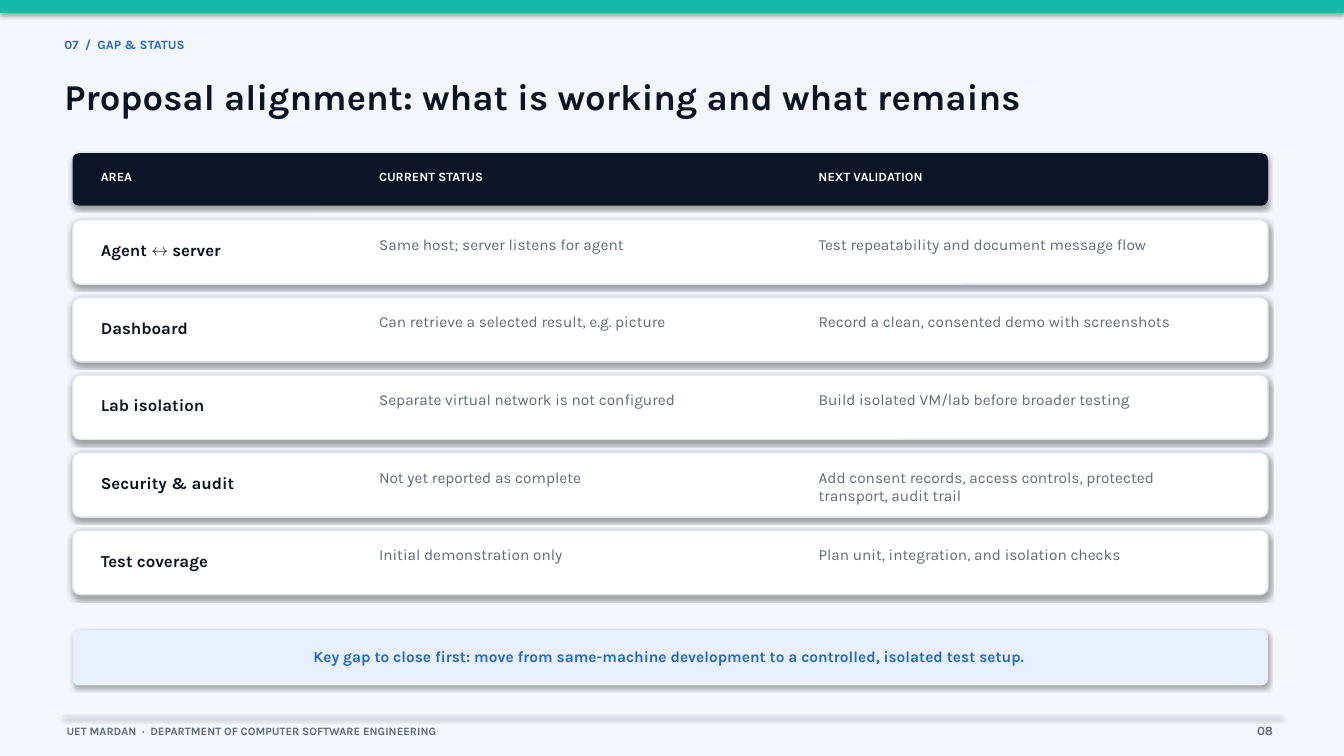
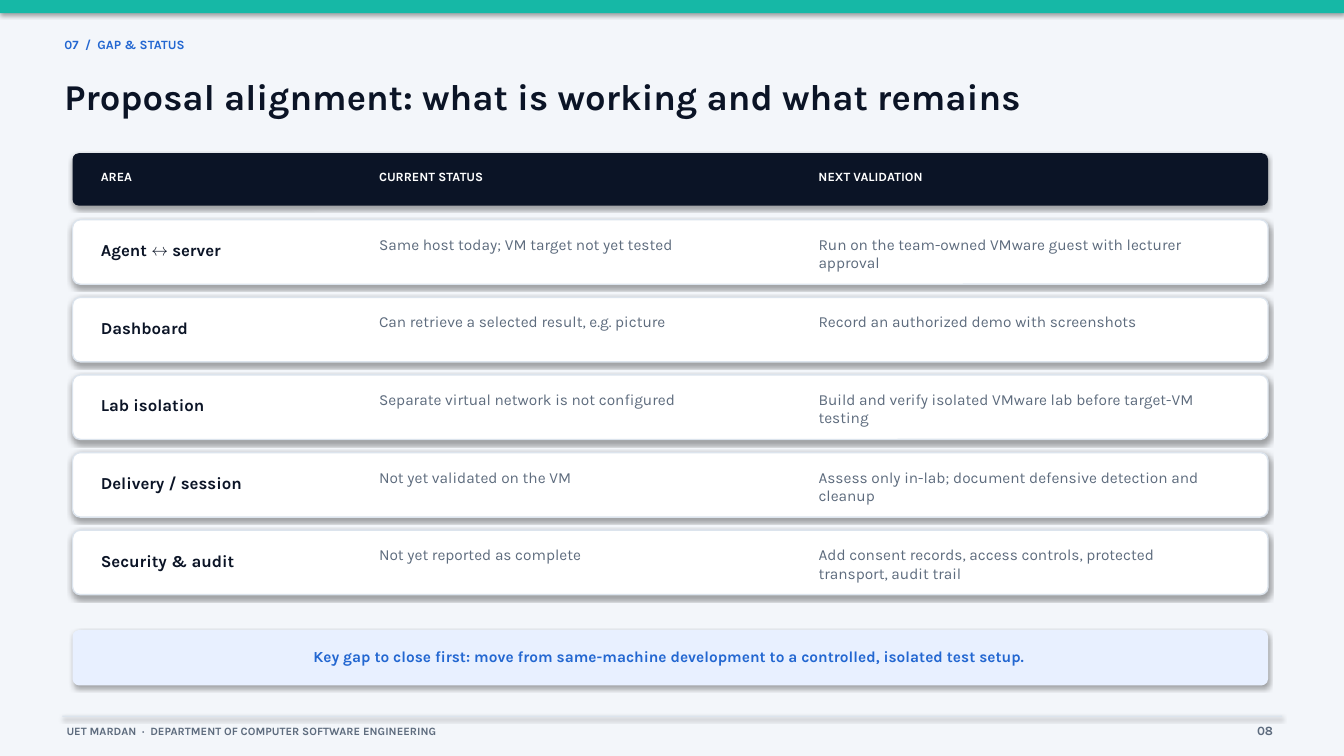
Before and after one commit to Zainullahwardag/Chatbot, a slide deck: slide 8 of deliverables/FYP_First_Progress_Report.pptx. Drawn at 1344x756 pixels with LibreOffice and Linux fonts; fonts in the diff are those of the drawing. Boxes give left, top, right and bottom in pixels: in the first picture for what was removed or moved away, otherwise in the second. Text is boxed around its words. In the diff, an @@ line names an element or a change of style, - is before the commit and + after.

Commit message:
Update progress report for supervised VMware lab scope

```diff
--- a/deliverables/FYP_First_Progress_Report.pptx
+++ b/deliverables/FYP_First_Progress_Report.pptx
@@ text at (x1=379, y1=239, x2=673, y2=254): text changed @@
-Same host; server listens for agent
+Same host today; VM target not yet tested
@@ text at (x1=819, y1=239, x2=1181, y2=272): text changed @@
-Test repeatability and document message flow
+Run on the team-owned VMware guest with lecturer approval
@@ text at (x1=819, y1=316, x2=1137, y2=327): text changed @@
-Record a clean, consented demo with screenshots
+Record an authorized demo with screenshots
@@ text at (x1=819, y1=394, x2=1193, y2=427): text changed @@
-Build isolated VM/lab before broader testing
+Build and verify isolated VMware lab before target-VM testing
@@ text added at (x1=101, y1=477, x2=242, y2=493), 12 pt, text #0B1426, bold @@
+Delivery / session
@@ text at (x1=379, y1=472, x2=571, y2=487): text changed @@
-Not yet reported as complete
+Not yet validated on the VM
@@ text added at (x1=819, y1=472, x2=1198, y2=505), 11 pt, text #5D6B7D @@
+Assess only in-lab; document defensive detection and cleanup
@@ text "Security & audit" moved from (x1=101, y1=477, x2=235, y2=494) to (x1=101, y1=555, x2=235, y2=572) @@
@@ text removed at (x1=101, y1=556, x2=208, y2=572) @@
-Test coverage
@@ text at (x1=379, y1=549, x2=581, y2=564): text changed @@
-Initial demonstration only
+Not yet reported as complete
@@ text "Add consent records, access controls, ..." moved from (x1=819, y1=472, x2=1154, y2=505) to (x1=819, y1=549, x2=1154, y2=583) @@
@@ text removed at (x1=819, y1=549, x2=1121, y2=564) @@
-Plan unit, integration, and isolation checks
```
Also in this commit, not shown: 6 other slides changed.
